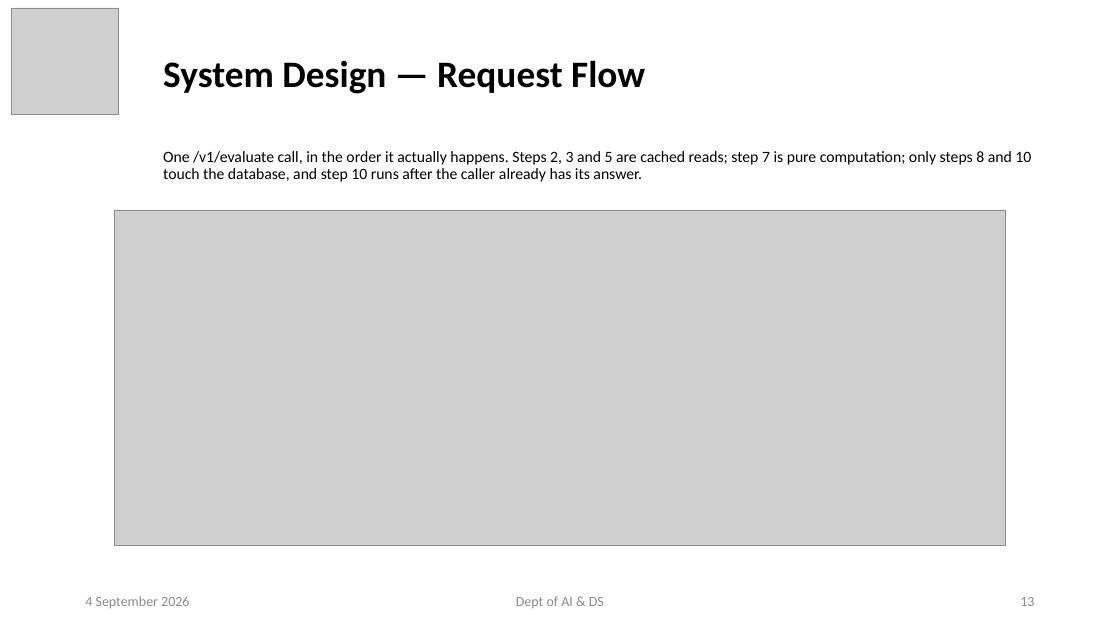
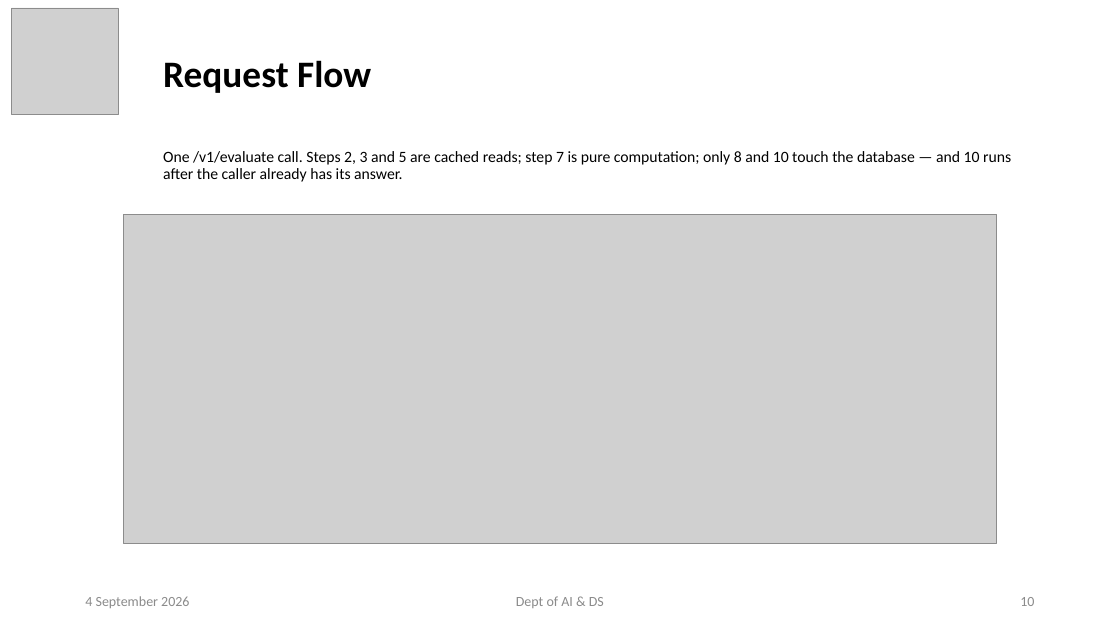
Before and after one commit to ayushpandey0201/custos, a slide deck: slide 10 of docs/presentations/Custos_Phase2_Review1.pptx (slide 13 before the commit). Drawn at 1120x630 pixels with LibreOffice and Linux fonts; fonts in the diff are those of the drawing; grey boxes stand for pictures. Boxes give left, top, right and bottom in pixels: in the first picture for what was removed or moved away, otherwise in the second. Text is boxed around its words. In the diff, an @@ line names an element or a change of style, - is before the commit and + after.

```diff
--- a/docs/presentations/Custos_Phase2_Review1.pptx
+++ b/docs/presentations/Custos_Phase2_Review1.pptx
@@ title at <box>163,60,371,93</box>: text changed @@
-System Design — Request Flow
+Request Flow
@@ subtitle at <box>163,151,1011,182</box>: text changed @@
-One /v1/evaluate call, in the order it actually happens. Steps 2, 3 and 5 are cached reads; step 7 is pure computation; only steps 8 and 10 touch the database, and step 10 runs after the caller already has its answer.
+One /v1/evaluate call. Steps 2, 3 and 5 are cached reads; step 7 is pure computation; only 8 and 10 touch the database — and 10 runs after the caller already has its answer.
@@ picture: place and size @@
-picture at <box>115,210,1006,546</box>
+picture at <box>124,214,997,544</box>
@@ page number at <box>1020,597,1034,606</box>: text changed @@
-13
+10
```
Also in this commit, not shown: 14 other slides changed, 1 slide added, 16 slides removed, 7 other files.
